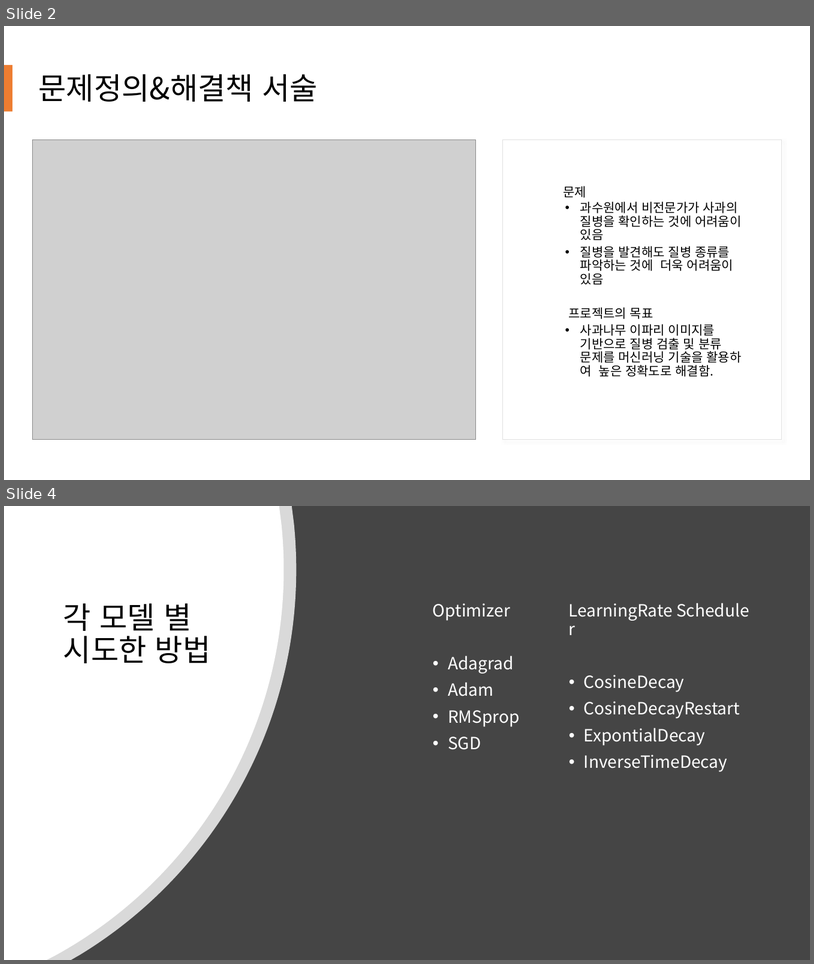
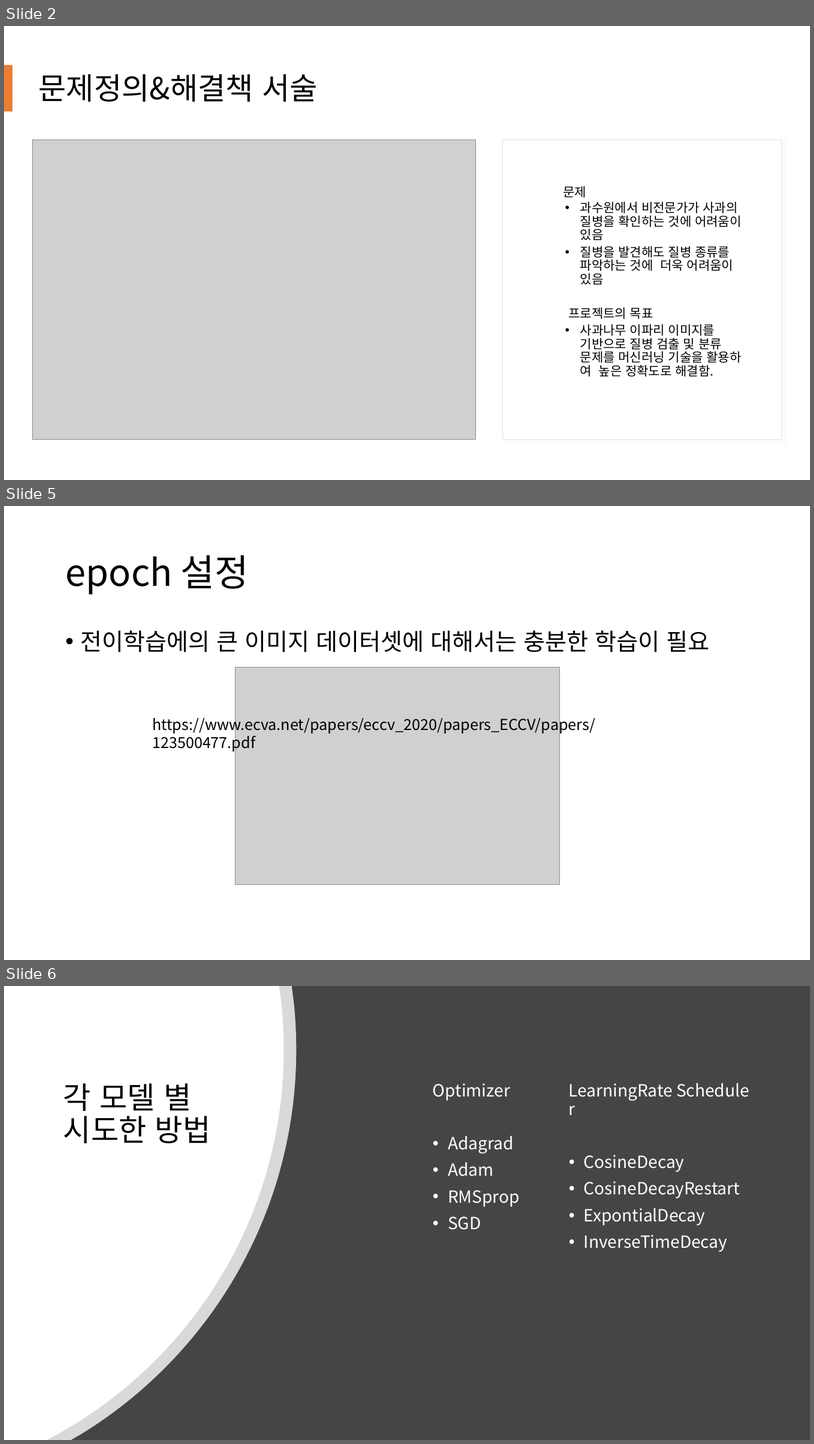
Before and after one commit to creepereye1204/HomeWork, a slide deck: 최종발표PPT2.pptx. Shown one above the other, each under a label of ours: slides 2 and 4 before the commit, slides 2, 5 and 6 after it; the slides between them are not shown. The pictures are 814x964 and 814x1444 pixels, drawn with LibreOffice and Linux fonts; fonts in the diff are those of the drawing; grey boxes stand for pictures. Boxes give left, top, right and bottom in pixels: in the first picture for what was removed or moved away, otherwise in the second. Text is boxed around its words. In the diff, an @@ line names an element or a change of style, - is before the commit and + after.

```diff
--- a/최종발표PPT2.pptx
+++ b/최종발표PPT2.pptx
@@ slide 5 added at (4,506,810,960), background #FFFFFF @@
@@ title added at (65,555,249,594), 44 pt, text #000000 @@
+epoch 설정
@@ text added at (81,630,710,652), 28 pt, text #000000 @@
+• 전이학습에의 큰 이미지 데이터셋에 대해서는 충분한 학습이 필요
@@ picture added at (236,667,560,885) @@
@@ text added at (152,714,596,751), 18 pt, text #000000 @@
+https://www.ecva.net/papers/eccv_2020/papers_ECCV/papers/123500477.pdf
@@ what was slide 4 is now slide 6 @@
```
Also in this commit, not shown: 1 slide changed, 1 other slide added.
